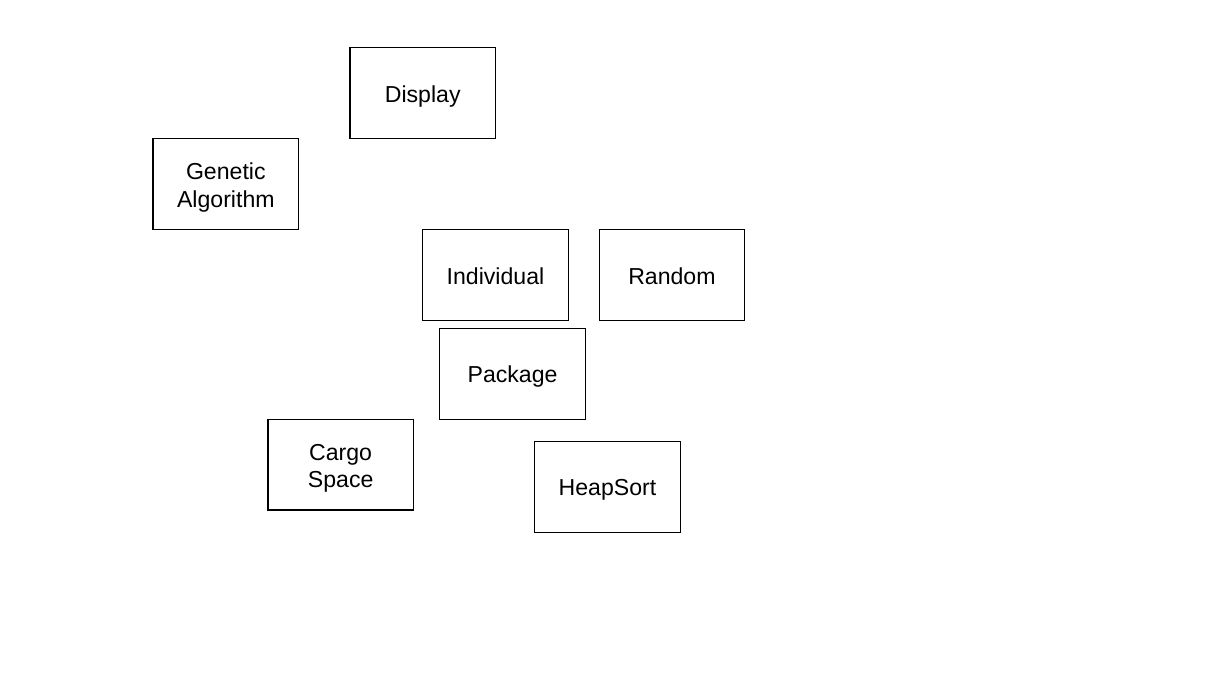
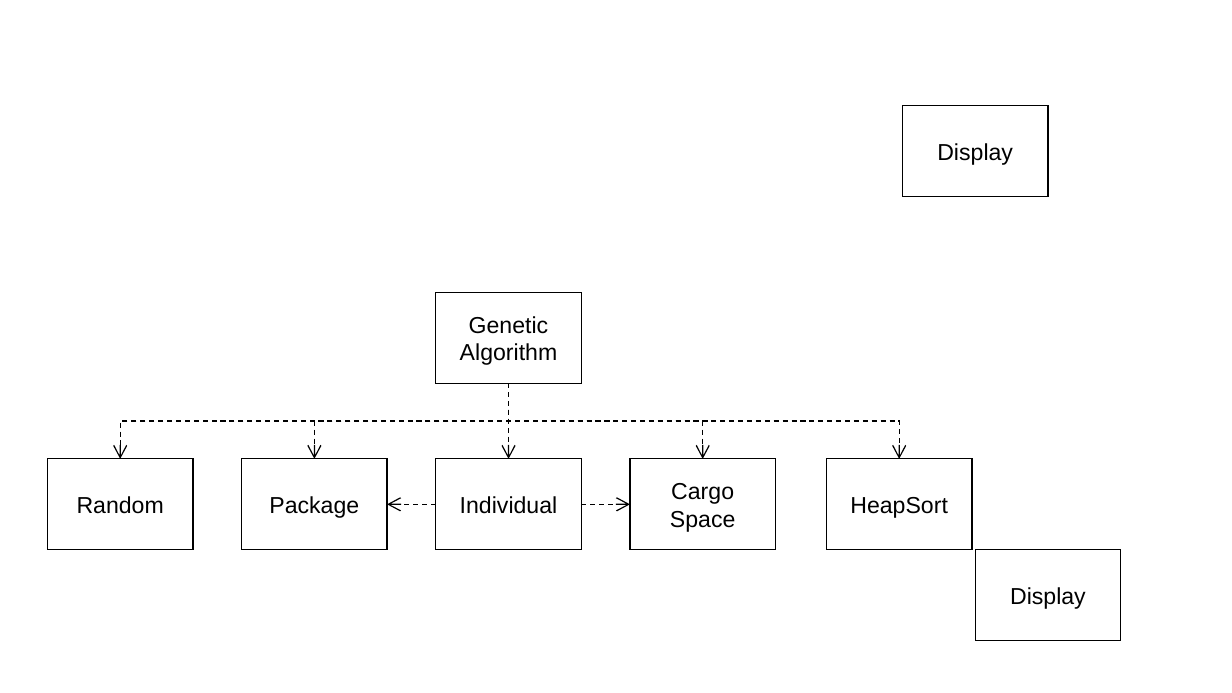
Before and after one commit to swengeler/PP3, a slide deck: slide 1 of Genetic Algorithm Autom Pack/Diagrams.pptx. Drawn at 1232x693 pixels with LibreOffice and Linux fonts; fonts in the diff are those of the drawing. Boxes give left, top, right and bottom in pixels: in the first picture for what was removed or moved away, otherwise in the second. Text is boxed around its words. In the diff, an @@ line names an element or a change of style, - is before the commit and + after.

```diff
--- a/Genetic Algorithm Autom Pack/Diagrams.pptx
+++ b/Genetic Algorithm Autom Pack/Diagrams.pptx
@@ rectangle added at <box>903,105,1048,196</box>, fill #FFFFFF, outline #000000 1 pt, 18 pt, text #000000 @@
+Display
@@ rectangle "Genetic Algorithm": place and size @@
-rectangle "Genetic Algorithm" at <box>153,139,299,229</box>
+rectangle "Genetic Algorithm" at <box>436,292,581,383</box>
@@ elbow arrow added from (508, 384) to (120, 459), #000000 1 pt dashed @@
@@ elbow arrow added from (508, 384) to (314, 459), #000000 1 pt dashed @@
@@ elbow arrow added from (508, 384) to (899, 459), #000000 1 pt dashed @@
@@ elbow arrow added from (508, 384) to (703, 459), #000000 1 pt dashed @@
@@ arrow added from (508, 384) to (508, 459), #000000 1 pt dashed @@
@@ rectangle "Random": place and size @@
-rectangle "Random" at <box>600,230,745,321</box>
+rectangle "Random" at <box>47,459,192,550</box>
@@ rectangle "Package": place and size @@
-rectangle "Package" at <box>440,328,585,419</box>
+rectangle "Package" at <box>241,459,386,550</box>
@@ rectangle "Individual": place and size @@
-rectangle "Individual" at <box>423,230,568,321</box>
+rectangle "Individual" at <box>436,459,581,550</box>
@@ rectangle "Cargo Space": place and size @@
-rectangle "Cargo Space" at <box>268,420,413,510</box>
+rectangle "Cargo Space" at <box>630,459,775,550</box>
@@ rectangle "HeapSort": place and size @@
-rectangle "HeapSort" at <box>535,442,680,532</box>
+rectangle "HeapSort" at <box>826,459,971,550</box>
@@ arrow added from (436, 505) to (387, 505), #000000 1 pt dashed @@
@@ arrow added from (581, 505) to (630, 505), #000000 1 pt dashed @@
@@ rectangle "Display": place and size @@
-rectangle "Display" at <box>350,48,495,139</box>
+rectangle "Display" at <box>975,550,1120,640</box>
```
Also in this commit, not shown: 1 slide added, 4 other files.
